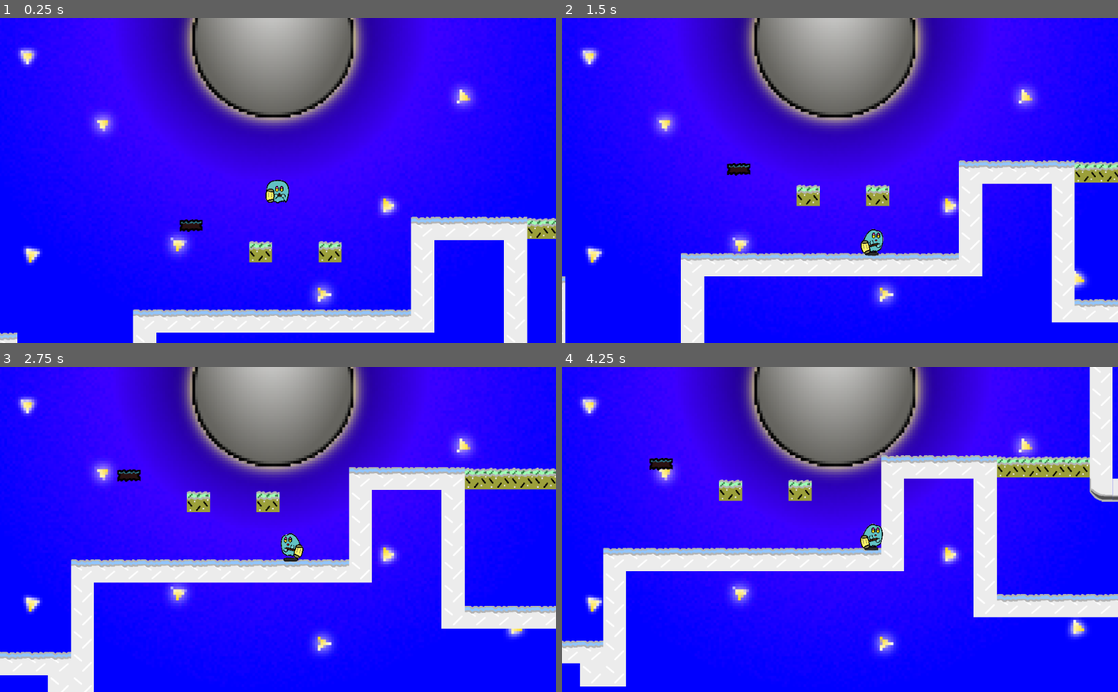
Above: before the commit, frames 1-4 (two rows, left to right).
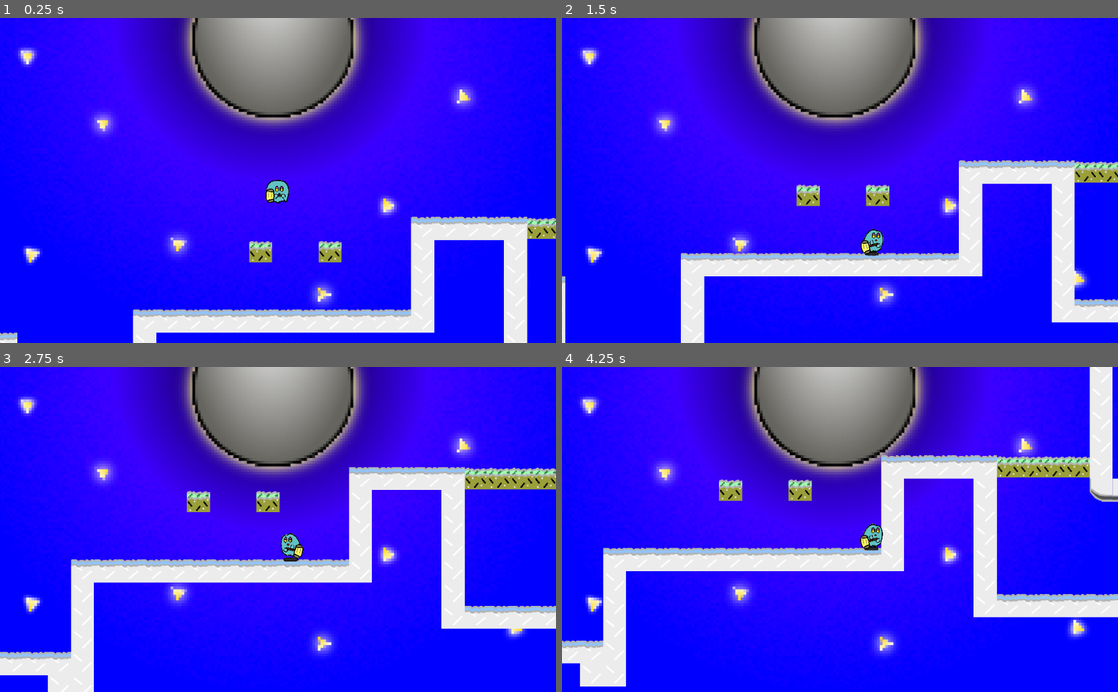
Above: after the commit, the same moments.

Repository: maishiroma/AXChibiGameJam2022
Game: Godot game, scene res://Levels/Level2.tscn
Same seed, same stepped clock (60 frames per second), same inputs: the game is played once before the commit and once after it. Sound files missing from this copy of the repository are replaced by a short silence.
Inputs:
- Up to frame 1 (0.25 s): no input
- Up to frame 2 (1.5 s): hold Right (move_right) from 0.53 s (still down); tap Z (deploy_hammer) at 0.6, 1.35 s; tap Space (Jump) at 0.77 s
- Up to frame 3 (2.75 s): tap Space (Jump) at 1.52 s; release Right (move_right) at 2.03 s; hold Left (move_left) from 2.03 s (still down); tap Z (deploy_hammer) at 2.1 s
- Up to frame 4 (4.25 s): release Left (move_left) at 2.78 s; hold Right (move_right) from 2.78 s (still down); tap Z (deploy_hammer) at 2.85, 3.6 s; tap Space (Jump) at 3.02, 3.77 s

The runs differ from the first frame. In frame 1, 0.2% of the frame differs, in the area x 32-37%, y 61-66%; in frame 2, 0.2%; in frame 3, 0.2%, in the area x 21-26%, y 31-36%; in frame 4, 0.2%.

Commit message:
Finished coding new restart positon for move blocks

Diff:
--- a/Levels/Level2.tscn
+++ b/Levels/Level2.tscn
@@ -14,7 +14,6 @@
 [ext_resource path="res://Prefabs/InvisibleWall.tscn" type="PackedScene" id=12]
 [ext_resource path="res://Prefabs/DeathPlane.tscn" type="PackedScene" id=13]
 [ext_resource path="res://Prefabs/BreakableGround.tscn" type="PackedScene" id=14]
-[ext_resource path="res://Prefabs/SquishPlatform.tscn" type="PackedScene" id=15]
 
 [sub_resource type="ConvexPolygonShape2D" id=1]
 points = PoolVector2Array( 63, 62, 0, 62, 0, 1, 63, 1 )
@@ -372,7 +371,4 @@
 position = Vector2( 2592, -288 )
 bounce_strength = 150.0
 
-[node name="SquishPlatform" parent="." instance=ExtResource( 15 )]
-position = Vector2( 1440, -296 )
-
 [connection signal="body_entered" from="DeathPlane/DeathPlane" to="Player" method="_on_DeathPlane_body_entered"]
--- a/Scripts/SquishPlatform.gd
+++ b/Scripts/SquishPlatform.gd
@@ -7,12 +7,13 @@
 export var move_rate = 2
 export var move_vertical = true
 export var reset_position = false
+export var time_to_reset = 0.5
 export var bounce_strength = 100.0
-
-var original_location = Vector2.ZERO
 
 # Private Variables
 var move_velocity = Vector2.ZERO
+var original_location = Vector2.ZERO
+var is_returning = false
 
 func _ready():
 	$AnimatedSprite.animation = "idle"
@@ -20,22 +21,37 @@
 
 # Determines block movement
 func _physics_process(_delta):
-	if reset_position:
-		print("IsMoving")
+	if reset_position and is_returning:
+		# If we are resetting the block's position we do it gradually
+		var result = position - original_location
+		if int(result.length_squared()) != 0:
+			determine_movement(move_rate * -1)
+			position += move_velocity
+		else:
+			position = original_location
+			move_velocity = Vector2.ZERO
+			is_returning = false
 	else:
 		# warning-ignore:return_value_discarded
 		move_and_collide(move_velocity, false)
 
+
+func determine_movement(speed):
+	if move_vertical == false:
+		move_velocity = Vector2(1 * speed, 0)
+	else:
+		move_velocity = Vector2(0, 1 * speed)
+
 # When the player hits this, the block moves
 func _on_Player_hammer_hit(collider_name):
 	if name == collider_name:
-		if move_vertical == false:
-			move_velocity = Vector2(1 * move_rate, 0)
-		else:
-			move_velocity = Vector2(0, 1 * move_rate)
+		determine_movement(move_rate)
 		$AnimatedSprite.animation = "move"
 		$AnimatedSprite.speed_scale = 5
 		$AnimatedSprite.play()
+		if $ResetTime.time_left > 0:
+			is_returning = false
+			$ResetTime.stop()
 		$MoveTime.start()
 
 # Upon a set timer, the block stops moving
@@ -43,10 +59,8 @@
 	move_velocity = Vector2.ZERO
 	$AnimatedSprite.animation = "idle"
 	$AnimatedSprite.stop()
-	$ResetTime.start()
-
+	$ResetTime.start(time_to_reset)
 
 # This tells the platform to move back
 func _on_ResetTime_timeout():
-	print("Time Reset")
-	pass
+	is_returning = true
Not shown: 1 places in Levels/Level2.tscn that only renumber resources
